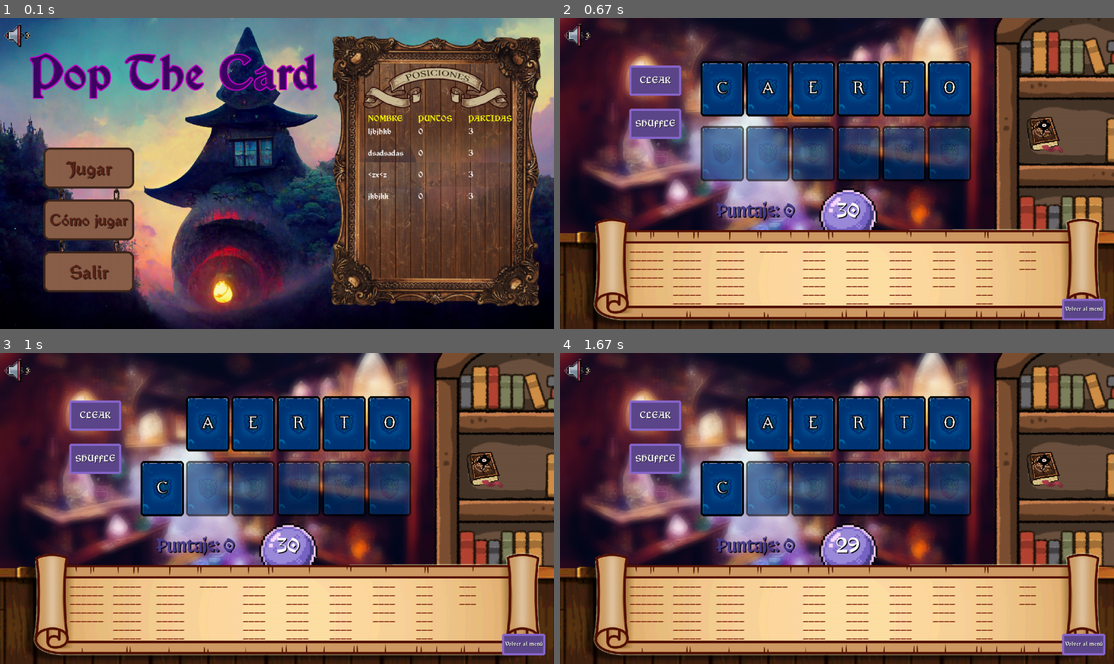
Above: before the commit, frames 1-4 (two rows, left to right).
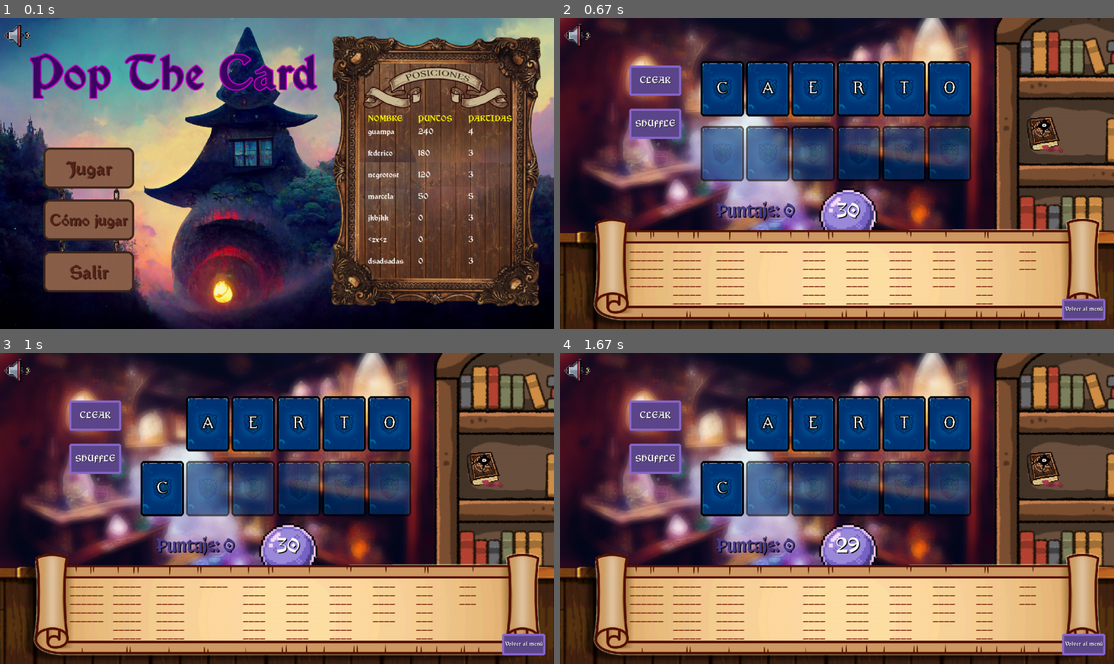
Above: after the commit, the same moments.

Repository: juliancz-a/SP_GRUPO_5_Pygame
Game: pygame game, started from code/main.py
Same seed, same stepped clock (60 frames per second), same inputs: the game is played once before the commit and once after it.
Inputs (mouse positions are in pixels of both pictures, inside the frame that each line leads up to):
- Up to frame 1 (0.1 s): no input
- Up to frame 2 (0.67 s): click "Jugar" at 0.38 s
- Up to frame 3 (1 s): press the mouse at (16, 371) at 0.7 s; move the mouse to (83, 408) at 0.8 s; release the mouse at (144, 446) at 0.93 s
- Up to frame 4 (1.67 s): press the mouse at (576, 371) at 1.58 s

The runs differ from the first frame. In frame 1, 0.6% of the frame differs, in the area x 66-86%, y 35-80%; in frame 2, nothing differs; in frame 3, nothing differs; in frame 4, nothing differs.

Commit message:
documentación_2

Diff:
--- a/code/class_game.py
+++ b/code/class_game.py
@@ -61,7 +61,8 @@
     def update_window(self, game_state:str):
         """Actualización de la escena del juego.
         Args:
-            game_state (str): Estado nuevo del juego. Será la nueva escena del juego."""
+            game_state (str): Estado nuevo del juego. Será la nueva escena del juego.
+        """
         match game_state:
 
             case "menu":
--- a/code/data/config/scoreboard.csv
+++ b/code/data/config/scoreboard.csv
@@ -3,3 +3,7 @@
 dsadsadas,0,3
 <zx<z,0,3
 jkbjkk,0,3
+marcela,50,5
+federico,180,3
+negrotost,120,3
+guampa,240,4
--- a/code/game_tools/draw_functions.py
+++ b/code/game_tools/draw_functions.py
@@ -1,26 +1,69 @@
 from game_tools.class_box import Box
 from game_tools.class_image import *
 
-def set_buttons_colors(button_list, lista_cfg):
-        for i in range(len(button_list)):
-            if len(lista_cfg[i]["colors"]) > 0:
-                button_list[i].set_color(*lista_cfg[i]["colors"])
+def set_buttons_colors(box_list: list[Box], lista_cfg: list[dict]):
+    """
+    Asigna los colores del botón, si es que fueron asignados.
 
-def draw_boxes(surface, button_list:list[Box], lista_cfg):
-    for i in range(len(button_list)):
+    Args:
+        surface (pygame.Surface): Superficie de la aplicación.
+        box_list (list[Box]): Lista de assets, con objetos del tipo Box
+        lista_cfg (list): Lista de assets
+    """
+    for i in range(len(box_list)):
+        if len(lista_cfg[i]["colors"]) > 0:
+            box_list[i].set_color(*lista_cfg[i]["colors"])
+
+def draw_boxes(surface: pygame.Surface, box_list: list[Box], lista_cfg: list[dict]):
+    """
+    Dibuja el botón que se encuentra en el asset cargado de la lista, si
+    es que lo tiene asignado.
+
+    Args:
+        surface (pygame.Surface): Superficie de la aplicación.
+        box_list (list[Box]): Lista de assets, con objetos del tipo Box
+        lista_cfg (list): Lista de assets
+    """
+    for i in range(len(box_list)):
         if len(lista_cfg[i]["config"]) > 0:
-            button_list[i].draw_box(surface, *lista_cfg[i]["config"])
+            box_list[i].draw_box(surface, *lista_cfg[i]["config"])
 
-def draw_boxes_text(surface, button_list, lista_cfg):
-    for i in range(len(button_list)):
+def draw_boxes_text(surface: pygame.Surface, box_list: list[Box], lista_cfg: list):
+    """
+    Dibuja el texto que se encuentra en el asset cargado de la lista, si
+    es que tiene uno asignado.
+
+    Args:
+        surface (pygame.Surface): Superficie de la aplicación.
+        box_list (list[Box]): Lista de assets, con objetos del tipo Box
+        lista_cfg (list): Lista de assets
+    """
+    for i in range(len(box_list)):
         if len(lista_cfg[i]["text"]) > 0:
-            button_list[i].draw_text(surface, *lista_cfg[i]["text"])
+            box_list[i].draw_text(surface, *lista_cfg[i]["text"])
 
-def draw_images (surface, images_list:list[Image]):
+def draw_images (surface: pygame.Surface, images_list: list[Image]):
+    """
+    Muestra en pantalla, todos los assets del tipo Image
+
+    Args:
+        surface (pygame.Surface): Superficie de la aplicación.
+        images_list (list[Image]): Lista de assets, con objetos del tipo Image.
+    """
     for image in images_list:
         image.draw_image(surface)
 
-def draw_assets(surface, box_list, images_list, list_cfg, conditionals = False):
+def draw_assets(surface: pygame.Surface, box_list: list[Box], images_list: list[Image], list_cfg: list):
+    """
+    Dibuja todos los assets en pantalla, tanto los interactivos, como
+    los estáticos.
+
+    Args:
+        surface (pygame.Surface): Superficie de la aplicación.
+        box_list (list[Box]): Lista de assets, con objetos del tipo Box
+        images_list (list[Image]): Lista de assets, con objetos del tipo Image.
+        list_cfg (list): Lista de assets
+    """
 
     draw_images(surface, images_list)
     draw_boxes(surface, box_list, list_cfg)
--- a/code/game_tools/extra_functions.py
+++ b/code/game_tools/extra_functions.py
@@ -2,12 +2,12 @@
 from constantes import *
 import random
 
-def ordenar_elementos (list: list[dict], orden: int, key: str = None) -> str:
+def ordenar_elementos (list: list | list[dict], orden: int, key: str = None) -> str:
     """
     Método de ordenamiento bubble sort.
 
     Args:
-        list (list[dict]): Lista a ordenar
+        list (list | list[dict]): Lista a ordenar
         orden (int): Tipo de orden (Ascendente o descendente)
         key (str, optional): En caso de existir, se ordena la lista según
         el valor de la key.
@@ -41,7 +41,7 @@
 
     return first_element
 
-def swap(list:list[dict], a:int, b:int):
+def swap(list: list[dict], a: int, b: int):
     """
     Intercambia los elementos de la lista en posiciones 'a' y 'b'.
 
@@ -65,8 +65,8 @@
     Args:
         surface (pygame.Surface): Superficie de la aplicación.
         text (str): Oración a mostrar en pantalla.
-        x (int): Coordenada horizontal en la superficie.
-        y (int): Coordenada vertical en la superficie.
+        x (int): Coordenada horizontal de la línea, en la superficie.
+        y (int): Coordenada vertical de la línea, en la superficie.
         font_size (int): Tamaño de las letras a mostrar en pantalla.
         center_text (bool, optional): Inicializda en False. Si es True, escribe el texto.
         desde el punto central de la pantalla.
@@ -76,21 +76,21 @@
         box_line = Box((x, y + font_size // 3 * i), (50,50))
         box_line.draw_text(surface, line, "white", FUENTE_1, font_size, "shadow", 2, "black", center = center_text)
 
-def select_random_element(actual_element: str | int, lista_elementos: list) -> str | int:
+def select_random_element(actual_element: str | int, elements_list: list) -> str | int:
     """
     Elige un elemento aleatorio de una lista
 
     Args:
         actual_element (str | int): Elemento actualmente seleccionado.
-        lista_elementos (list): La lista con todos los elementos a usar.
+        elements_list (list): La lista con todos los elementos a usar.
 
     Returns:
         str | int: Devuelve el elemento seleccionado aleatoriamente.
     """
 
-    random_element = random.choice(lista_elementos)
+    random_element = random.choice(elements_list)
     while random_element == actual_element:
-        random_element = random.choice(lista_elementos)
+        random_element = random.choice(elements_list)
 
     return random_element
 
--- a/code/game_tools/scoreboard.py
+++ b/code/game_tools/scoreboard.py
@@ -11,7 +11,7 @@
 
         self.font = pygame.font.Font(font, 18)
 
-    def draw_scoreboard(self, max_jugadores: int) -> None:
+    def draw_scoreboard(self, max_players: int) -> None:
         """
         Dibuja el scoreboard con el nombre y la puntuación de los mejores jugadores.
 
@@ -26,7 +26,7 @@
 
         for i in range(len(self.player_list)):
             y += 50
-            if i < max_jugadores:
+            if i < max_players:
 
                 for header in header_data:
 
--- a/code/game_tools/words.py
+++ b/code/game_tools/words.py
@@ -53,7 +53,20 @@
                 break
 
 
-def join_letters (selected_letters:list, words_founded:list, combinaciones) -> bool | str:
+def join_letters (selected_letters:list, words_founded:list, combinaciones: list) -> bool | str:
+    """
+    Une las letras ingresadas para crear una palabra, y verifica que esta
+    se encuentre entre las palabras correctas.
+
+    Args:
+        selected_letters (list): Letras seleccionadas.
+        words_founded (list): Palabras encontradas.
+        combinaciones (list): Lista de palabras correctas.
+
+    Returns:
+        bool | str: Devuelve la palabra formada. Un False si no existe la palabra,
+        o esta ya fue encontrada
+    """
     retorno = False
 
     palabra = "".join(selected_letters).lower()
--- a/code/main.py
+++ b/code/main.py
@@ -1,9 +1,11 @@
 from class_game import *
 from data.config.assets_cfg import game_assets
+from game_tools.extra_functions import *
 
 lista_jugadores = []
 lista_palabras = read_data(r"code\data\config\palabras.json")
 lista_jugadores = read_score(r"code\data\config\scoreboard.csv", lista_jugadores)
+ordenar_elementos(lista_jugadores, 2, "puntos")
 
 juego = Game((1280,720), "POP THE CARD", ICON, lista_palabras, lista_jugadores, game_assets)
 juego.run()
